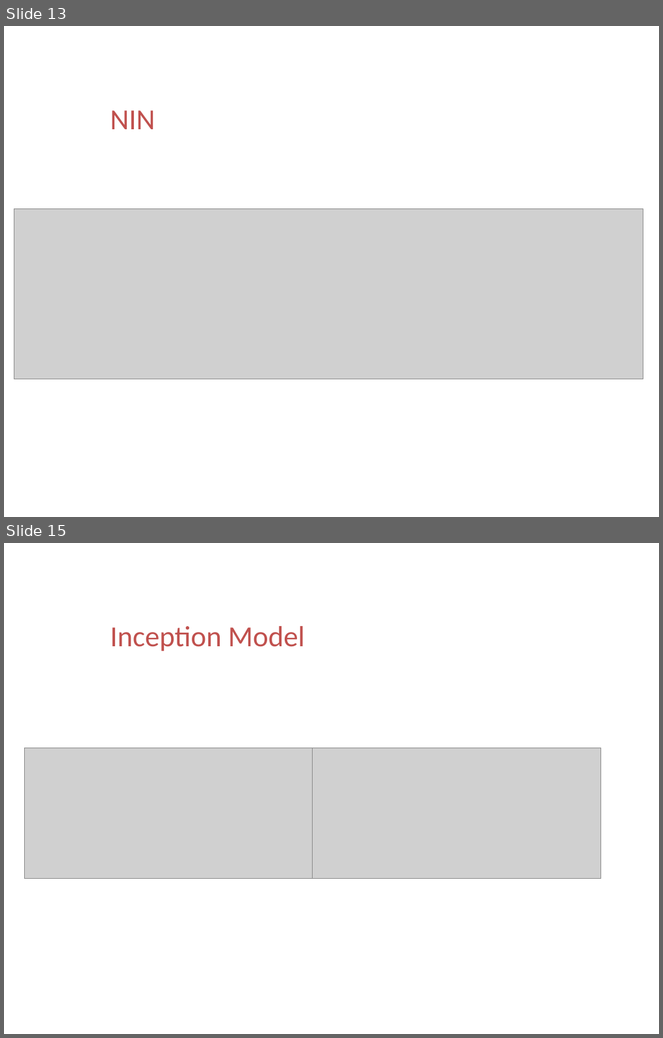
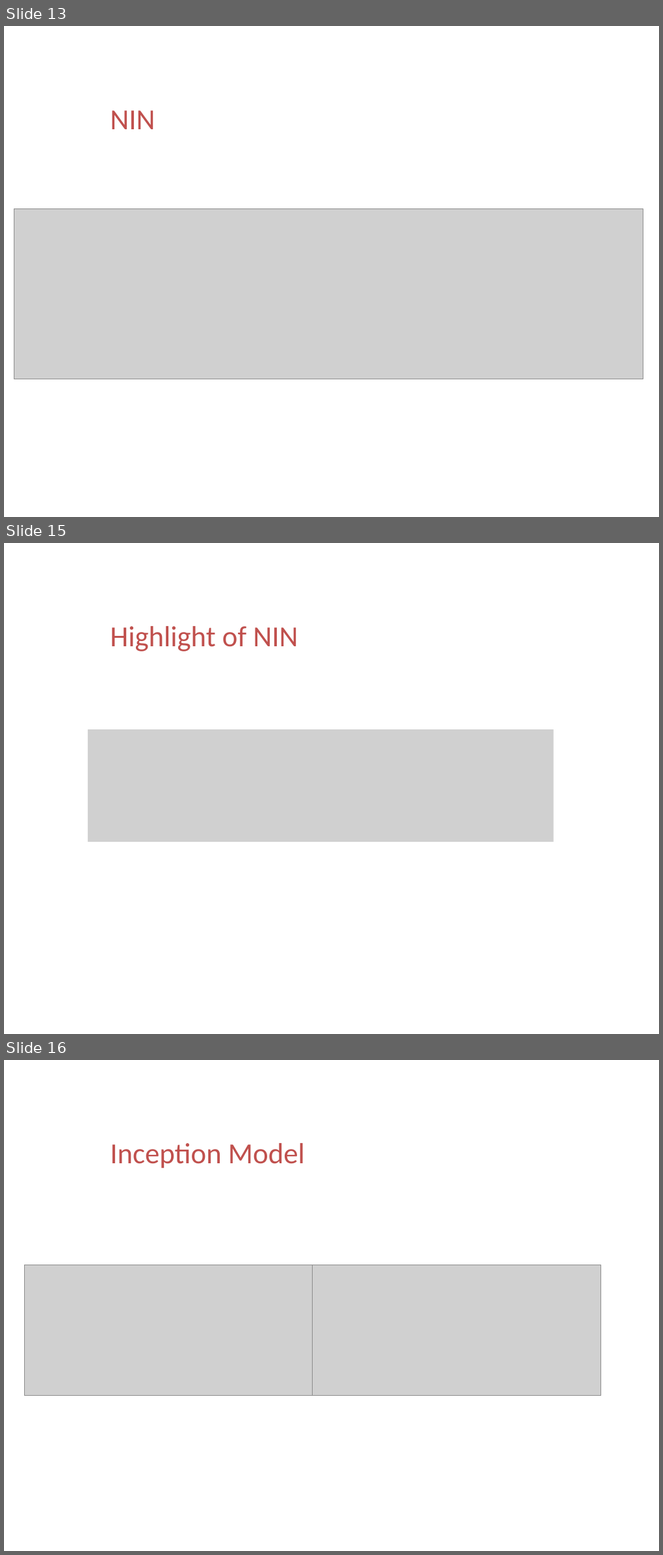
Before and after one commit to ttomchy/CV_2Project, a slide deck: presentation.pptx. Shown one above the other, each under a label of ours: slides 13 and 15 before the commit, slides 13, 15 and 16 after it; the slides between them are not shown. The pictures are 663x1038 and 663x1555 pixels, drawn with LibreOffice and Linux fonts; fonts in the diff are those of the drawing; grey boxes stand for pictures; background and template pictures are left out. Boxes give left, top, right and bottom in pixels: in the first picture for what was removed or moved away, otherwise in the second. Text is boxed around its words. In the diff, an @@ line names an element or a change of style, - is before the commit and + after.

```diff
--- a/presentation.pptx
+++ b/presentation.pptx
@@ slide 15 added at [4,543,659,1034], background picture (left out) @@
@@ text added at [110,626,298,652], 32 pt, text #C0504D @@
+Highlight of NIN
@@ picture added at [88,730,554,843] @@
@@ what was slide 15 is now slide 16 @@
```
Also in this commit, not shown: 1 slide changed, 2 other slides added.
